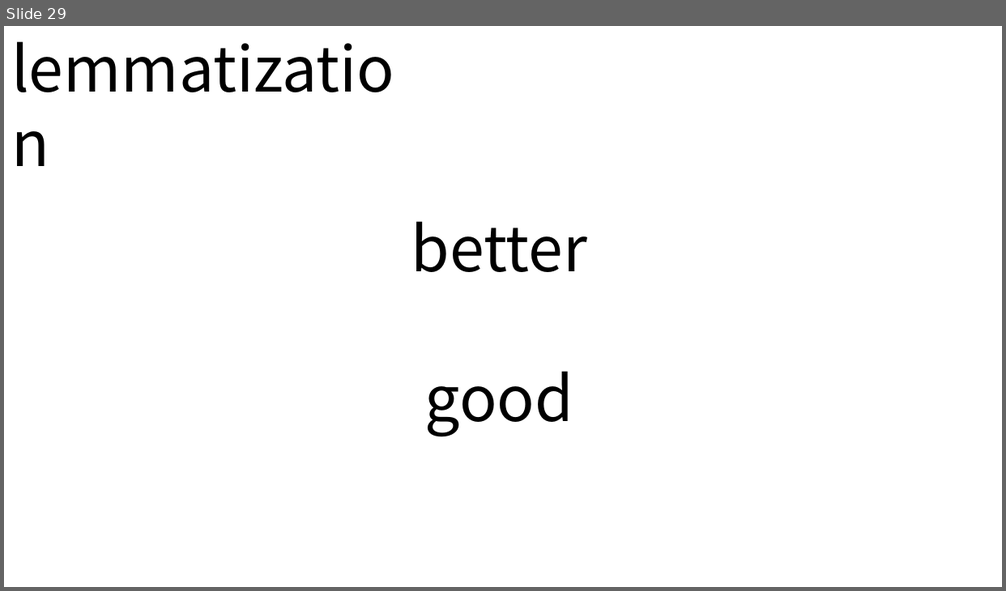
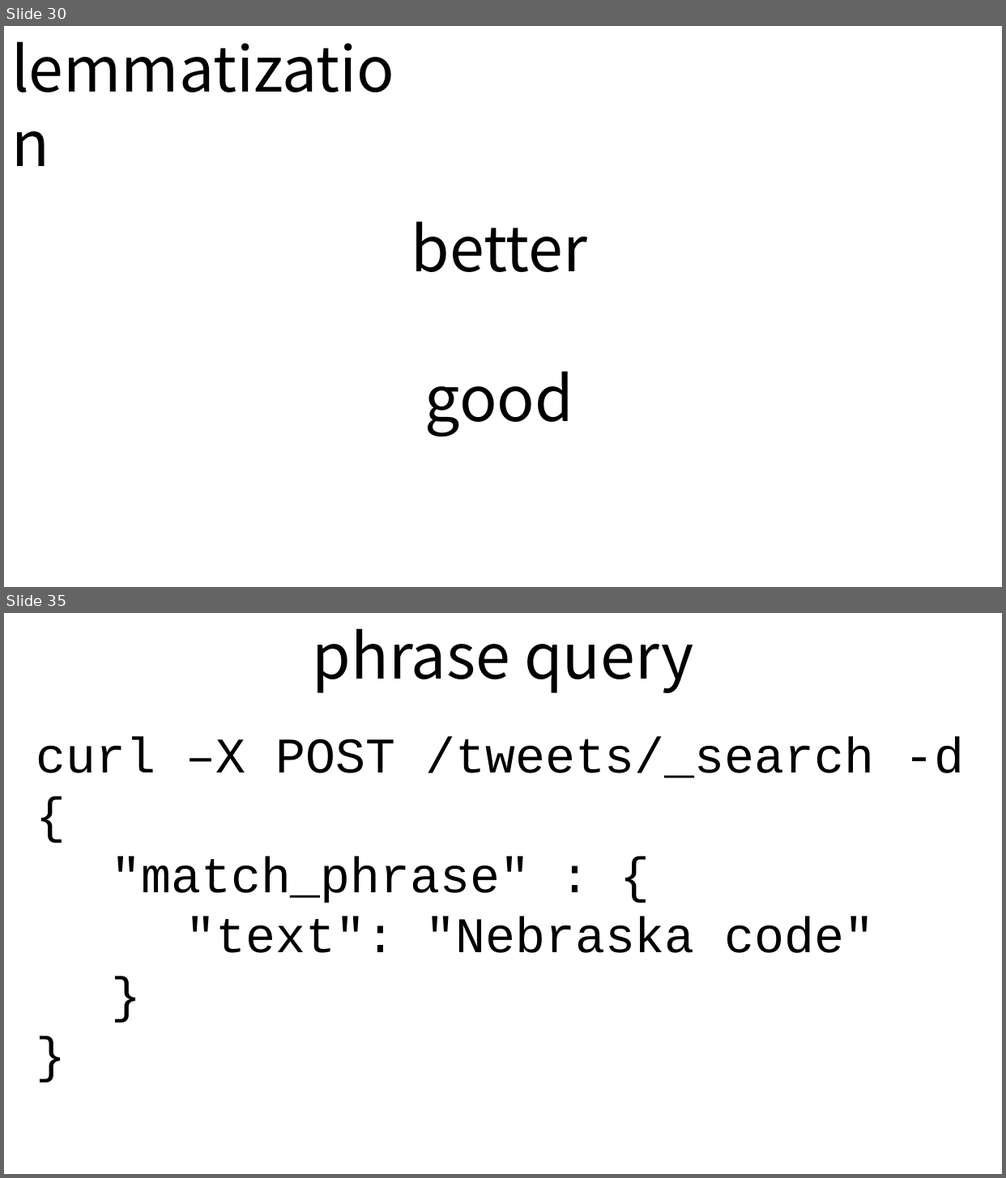
Before and after one commit to andypryor/start_your_search_engines, a slide deck: start_search_engines.pptx. Shown one above the other, each under a label of ours: slide 29 before the commit, slides 30 and 35 after it; the slides between them are not shown. The pictures are 1006x591 and 1006x1178 pixels, drawn with LibreOffice and Linux fonts; fonts in the diff are those of the drawing. Boxes give left, top, right and bottom in pixels: in the first picture for what was removed or moved away, otherwise in the second. Text is boxed around its words. In the diff, an @@ line names an element or a change of style, - is before the commit and + after.

```diff
--- a/start_search_engines.pptx
+++ b/start_search_engines.pptx
@@ slide 35 added at (4,613,1002,1174), background #FFFFFF @@
@@ text added at (313,628,693,693), 60 pt, text #000000 @@
+phrase query
@@ table added at (92,673,182,703), 1 rows, 1 columns @@
+
@@ text added at (36,737,964,953), 48 pt, text #000000 @@
+curl –X POST /tweets/_search -d
+{
+"match_phrase" : {
+"text": "Nebraska code"
+}
+}
@@ what was slide 29 is now slide 30 @@
```
Also in this commit, not shown: 4 slides changed, 6 other slides added, 5 slides removed.
